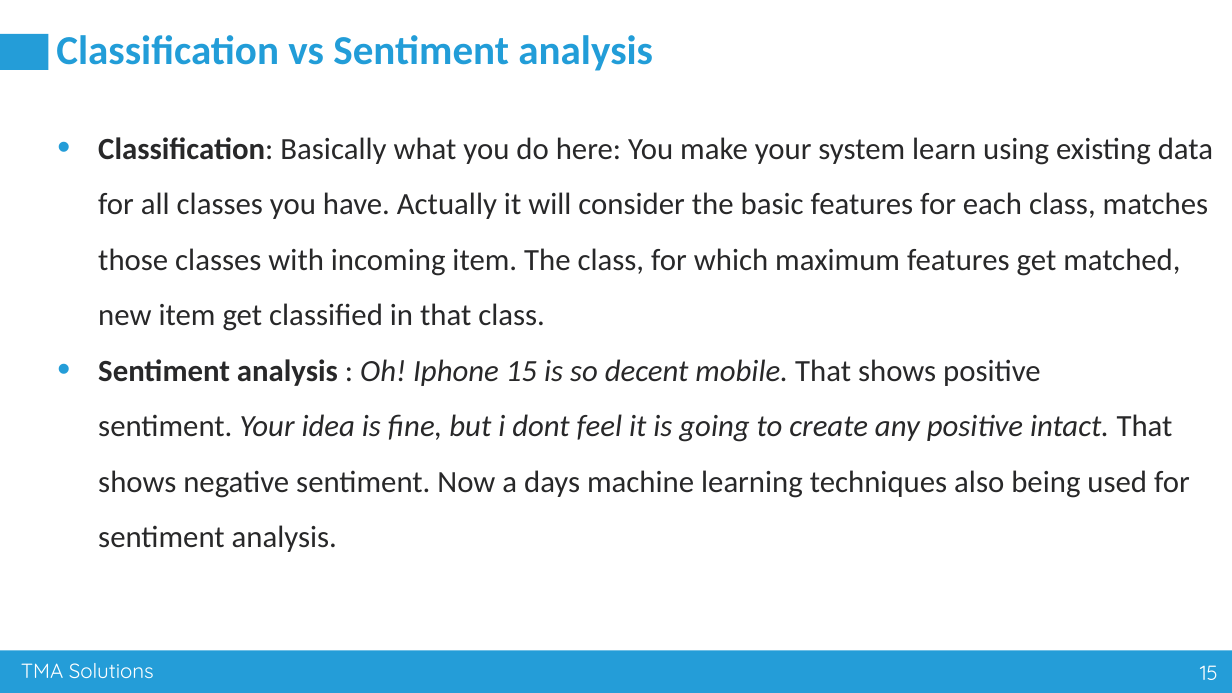
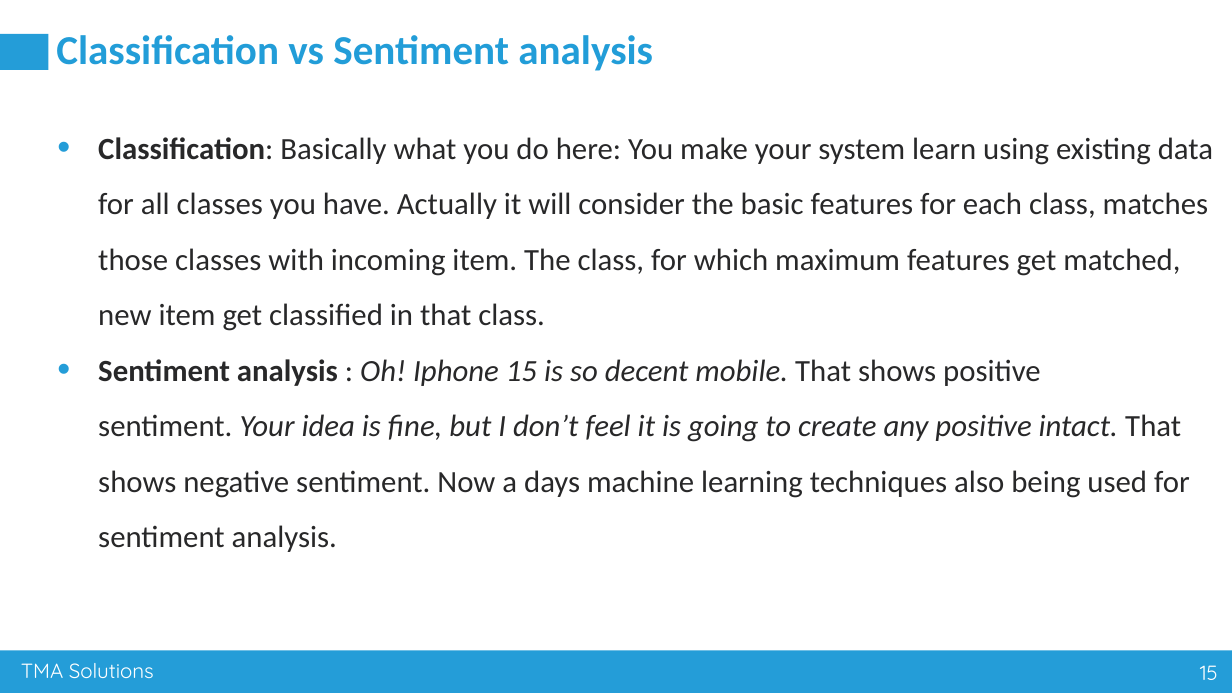
Before and after one commit to nguyenvanhuy0612/DL-1, a slide deck: slide 15 of Workshop-3_AI Advance Training_Group 80.pptx. Drawn at 1232x693 pixels with LibreOffice and Linux fonts; fonts in the diff are those of the drawing. Boxes give left, top, right and bottom in pixels: in the first picture for what was removed or moved away, otherwise in the second. Text is boxed around its words. In the diff, an @@ line names an element or a change of style, - is before the commit and + after.

```diff
--- a/Workshop-3_AI Advance Training_Group 80.pptx
+++ b/Workshop-3_AI Advance Training_Group 80.pptx
@@ text at <box>98,359,1190,552</box>: text changed @@
-• Sentiment analysis : Oh! Iphone 15 is so decent mobile. That shows positive sentiment. Your idea is fine, but i dont feel it is going to create any positive intact. That shows negative sentiment. Now a days machine learning techniques also being used for sentiment analysis.
+• Sentiment analysis : Oh! Iphone 15 is so decent mobile. That shows positive sentiment. Your idea is fine, but I don’t feel it is going to create any positive intact. That shows negative sentiment. Now a days machine learning techniques also being used for sentiment analysis.
```
Also in this commit, not shown: 5 other files.
